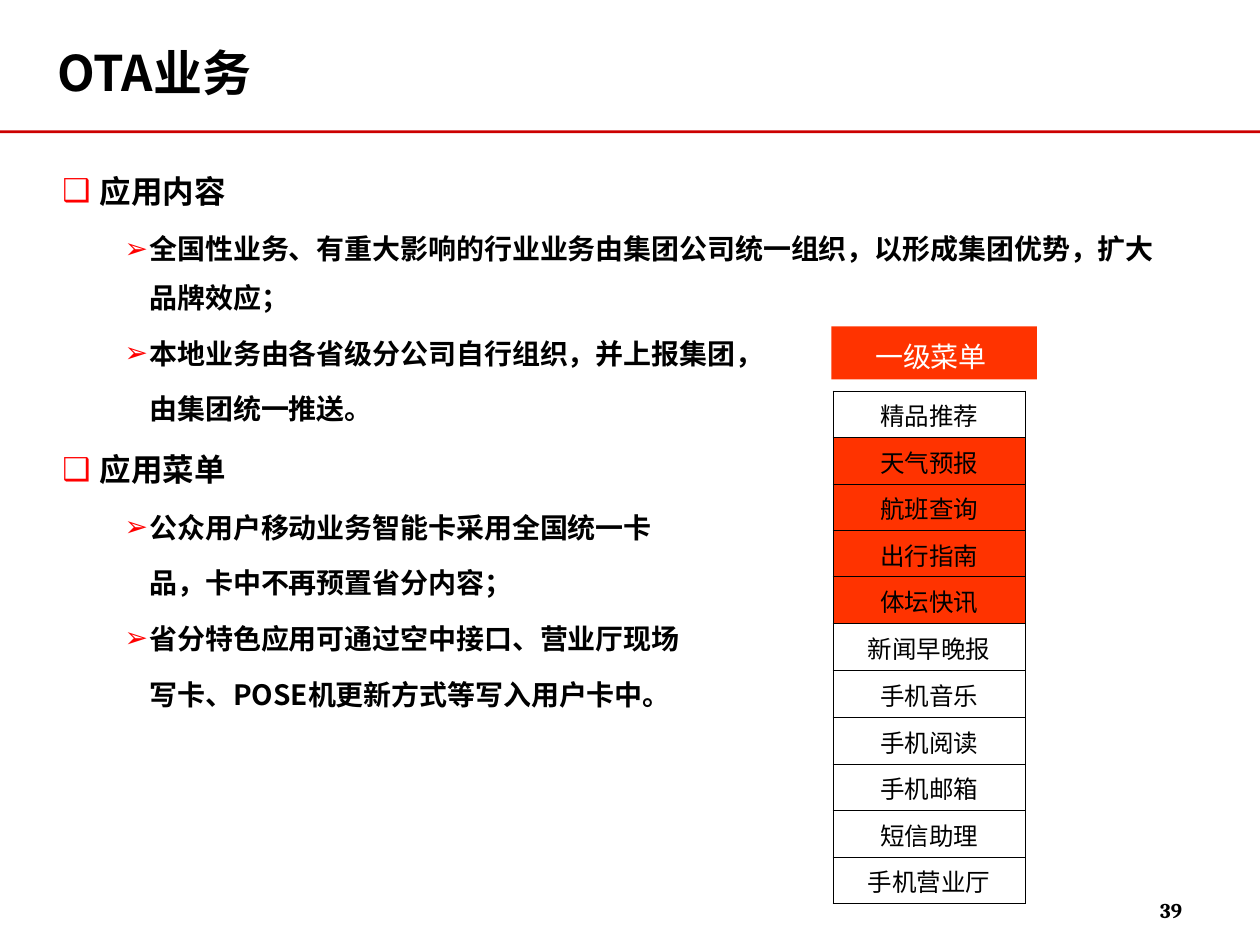
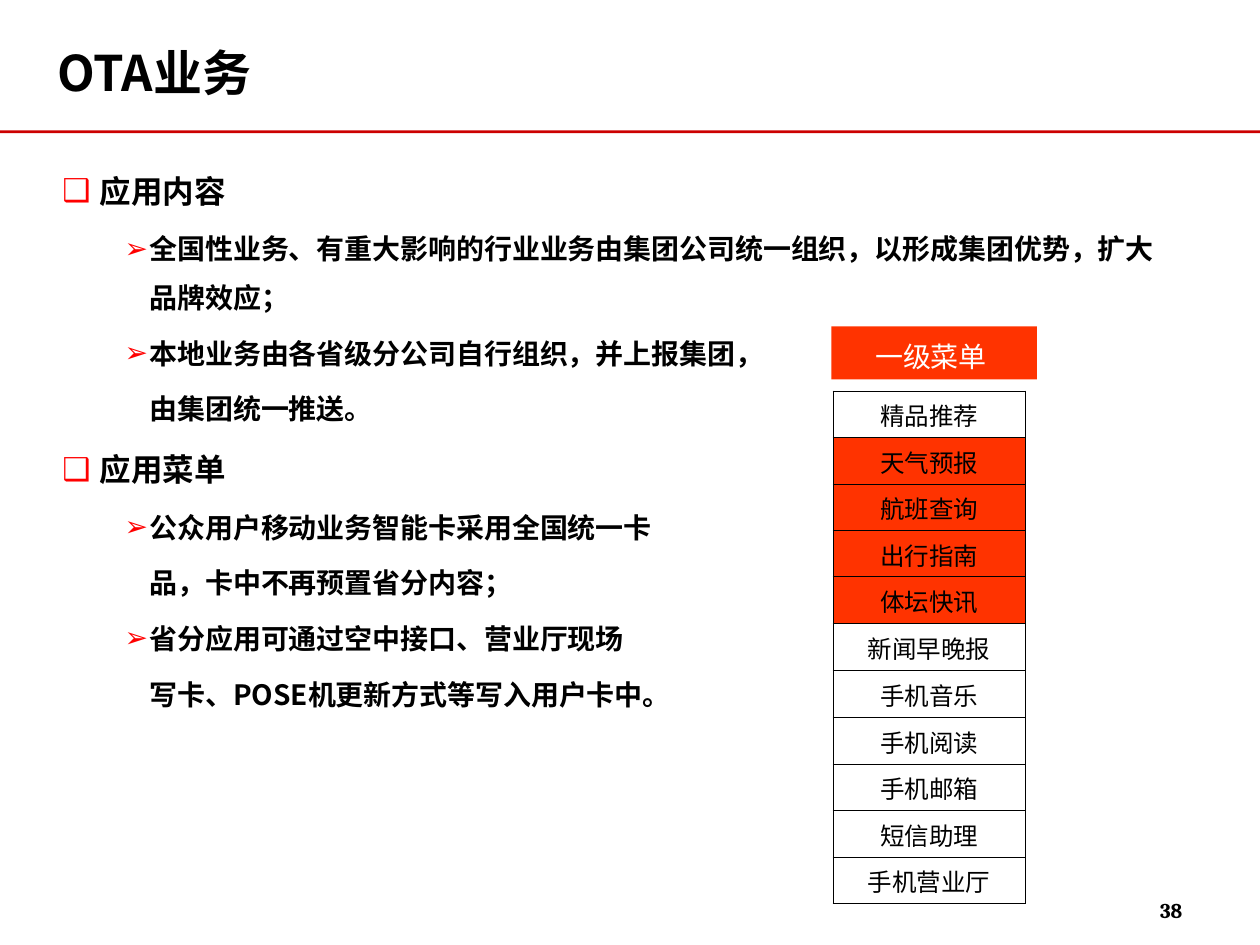
Before and after one commit to momo1101/unicardsrch, a slide deck: slide 38 of 软课题文本/软课题-中国联通电信卡业务及策略研究.ppt (slide 39 before the commit). Drawn at 1260x945 pixels with LibreOffice and Linux fonts; fonts in the diff are those of the drawing; background and template pictures are left out. Boxes give left, top, right and bottom in pixels: in the first picture for what was removed or moved away, otherwise in the second. Text is boxed around its words. In the diff, an @@ line names an element or a change of style, - is before the commit and + after.

```diff
--- a/软课题文本/软课题-中国联通电信卡业务及策略研究.ppt
+++ b/软课题文本/软课题-中国联通电信卡业务及策略研究.ppt
@@ text at (x1=150, y1=625, x2=624, y2=652): text changed @@
-  ➢ 省分特色应用可通过空中接口、营业厅现场
+  ➢ 省分应用可通过空中接口、营业厅现场
@@ page number at (x1=1160, y1=903, x2=1182, y2=918): text changed @@
-39
+38
```
Also in this commit, not shown: 2 other slides changed, 1 slide removed.
